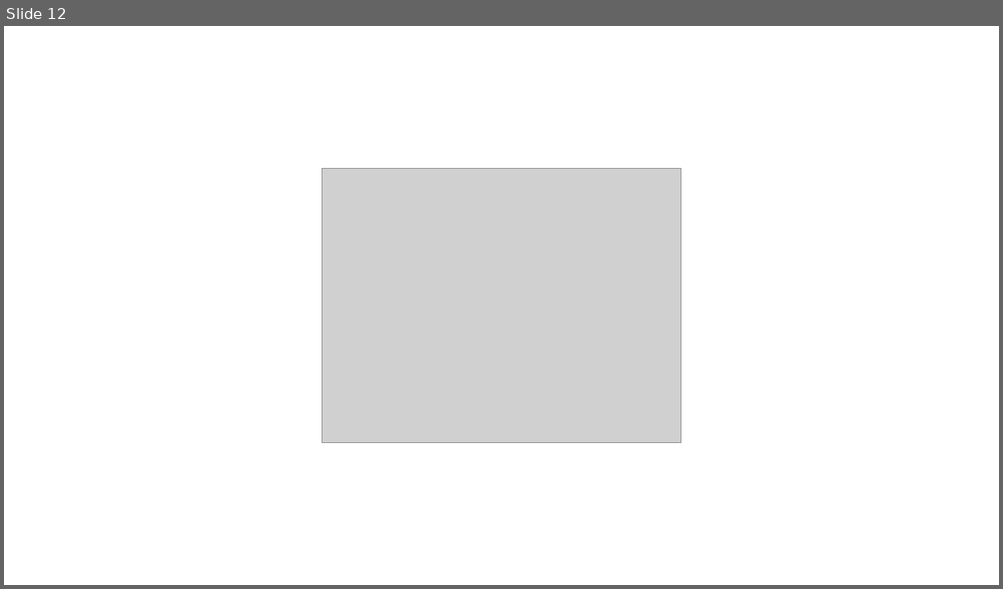
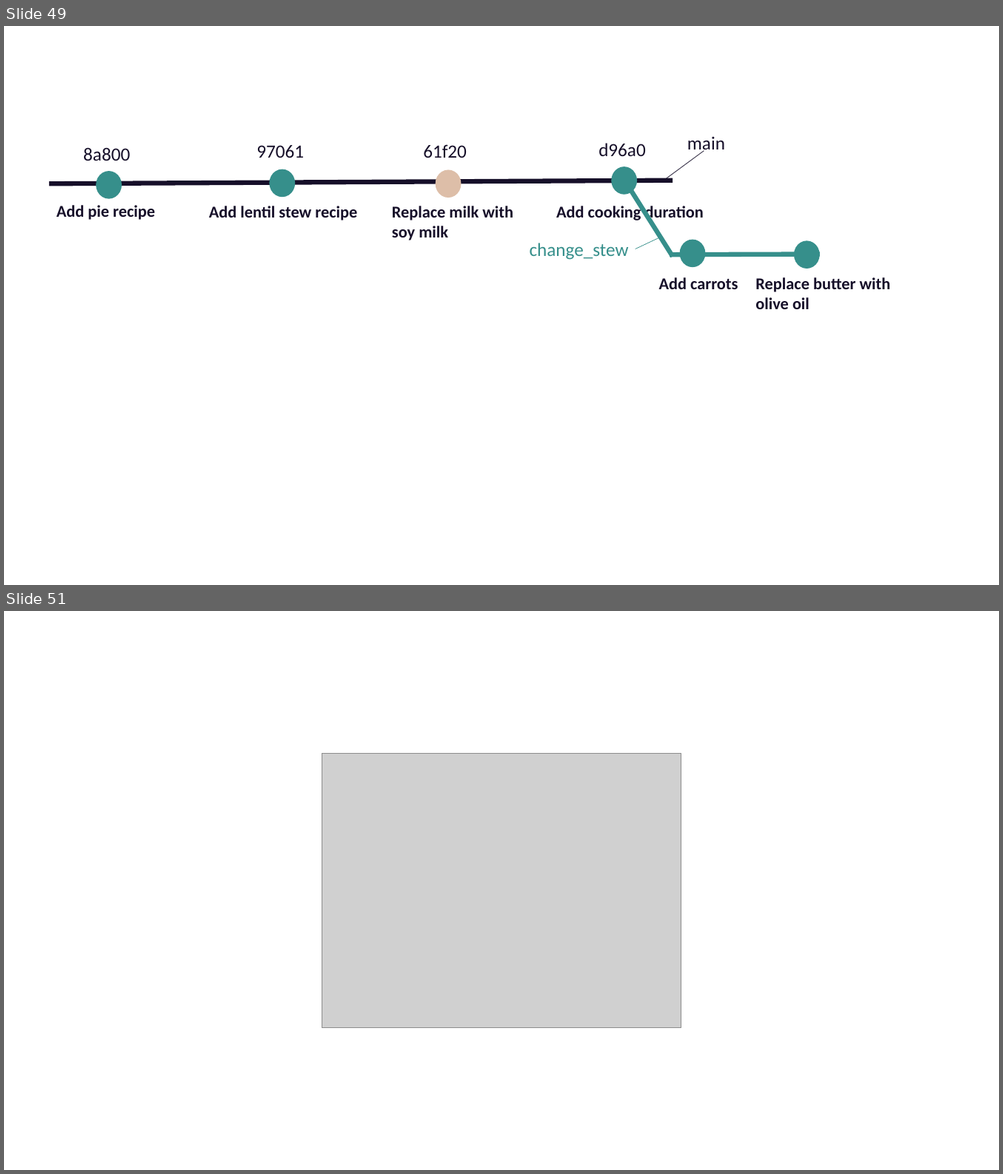
Before and after one commit to selinaZitrone/get-started-with-git, a slide deck: slides/img/images.pptx. Shown one above the other, each under a label of ours: slide 12 before the commit, slides 49 and 51 after it; the slides between them are not shown. The pictures are 1003x589 and 1003x1174 pixels, drawn with LibreOffice and Linux fonts; fonts in the diff are those of the drawing; grey boxes stand for pictures. Boxes give left, top, right and bottom in pixels: in the first picture for what was removed or moved away, otherwise in the second. Text is boxed around its words. In the diff, an @@ line names an element or a change of style, - is before the commit and + after.

```diff
--- a/slides/img/images.pptx
+++ b/slides/img/images.pptx
@@ slide 49 added at <box>4,26,999,585</box>, background #FFFFFF @@
@@ group added at <box>50,136,891,309</box>: 12 texts, 6 ellipses, 5 lines @@
+8a800
+97061
+61f20
+d96a0
+Add pie recipe
+Add lentil stew recipe
+Replace milk with soy milk
+Add cooking duration
+main
+change_stew
+Add carrots
+Replace butter with olive oil
@@ what was slide 12 is now slide 51 @@
```
Also in this commit, not shown: 22 slides changed, 44 other slides added, 10 slides removed, 2 other files.
